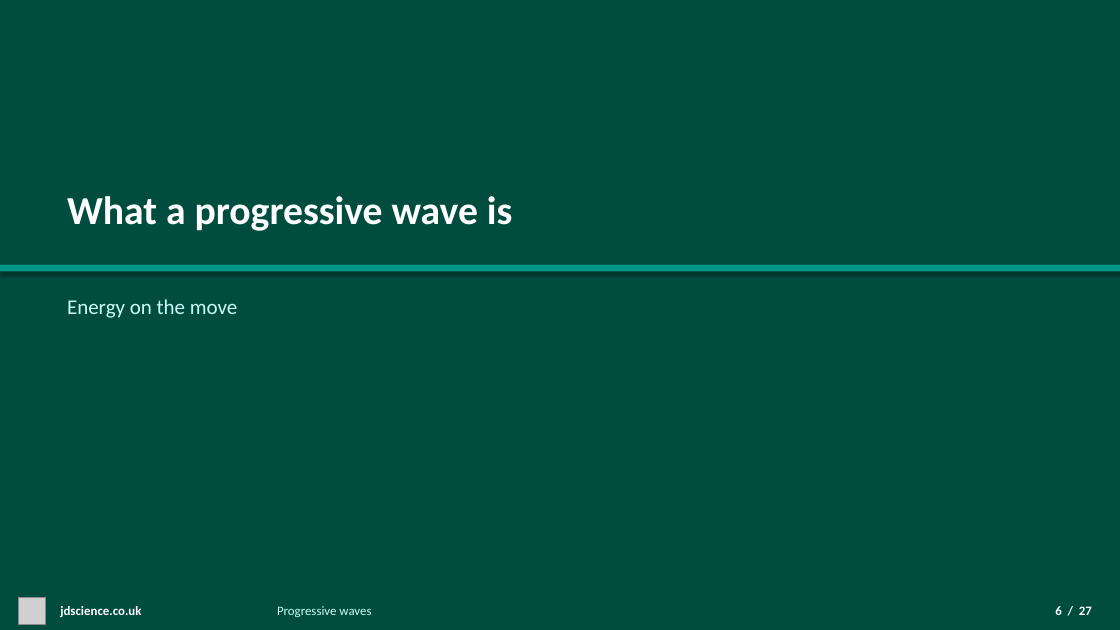
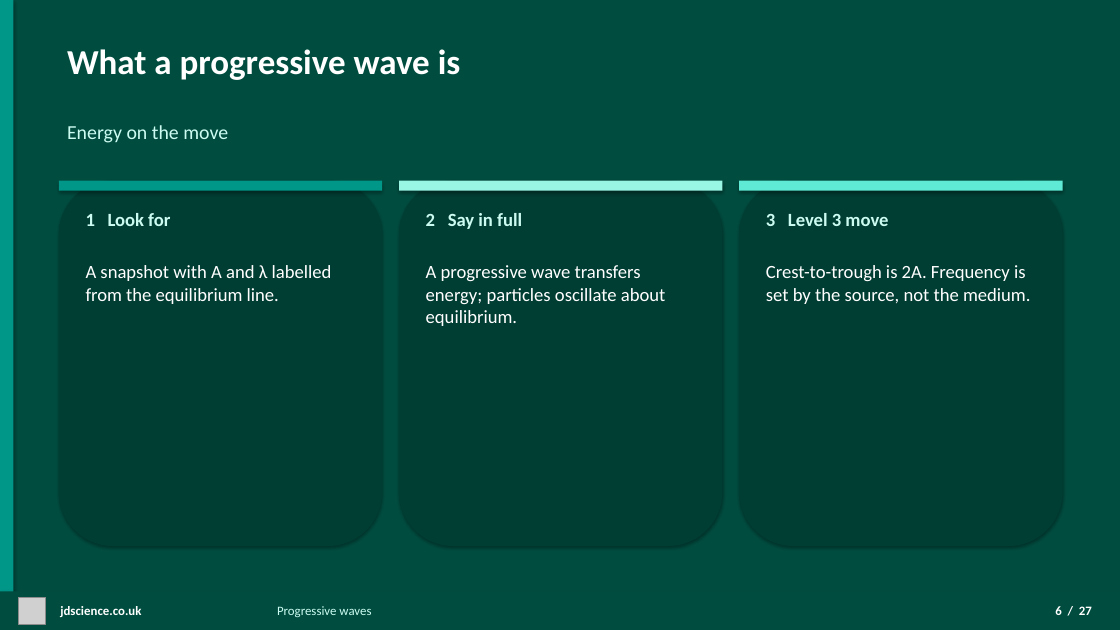
Before and after one commit to moky107/jdscience-website, a slide deck: slide 6 of content/lessons/progressive-waves/btec-unit-1-physics-progressive-waves.pptx. Drawn at 1120x630 pixels with LibreOffice and Linux fonts; fonts in the diff are those of the drawing; grey boxes stand for pictures. Boxes give left, top, right and bottom in pixels: in the first picture for what was removed or moved away, otherwise in the second. Text is boxed around its words. In the diff, an @@ line names an element or a change of style, - is before the commit and + after.

```diff
--- a/content/lessons/progressive-waves/btec-unit-1-physics-progressive-waves.pptx
+++ b/content/lessons/progressive-waves/btec-unit-1-physics-progressive-waves.pptx
@@ rectangle added at box(0, 0, 13, 630), fill #009688 @@
@@ text "What a progressive wave is": place and size @@
-text "What a progressive wave is" at box(67, 196, 512, 231)
+text "What a progressive wave is" at box(67, 49, 460, 80)
@@ text "What a progressive wave is" at box(67, 49, 460, 80): size 34 to 30 pt @@
@@ text "Energy on the move": place and size @@
-text "Energy on the move" at box(67, 299, 237, 318)
+text "Energy on the move" at box(67, 125, 228, 143)
@@ text "Energy on the move" at box(67, 125, 228, 143): size 18 to 17 pt @@
@@ rounded rectangle added at box(59, 181, 382, 546), fill #003D33 @@
@@ rectangle added at box(59, 181, 382, 191), fill #009688 @@
@@ rounded rectangle added at box(399, 181, 723, 546), fill #003D33 @@
@@ rectangle added at box(399, 181, 723, 191), fill #99F6E4 @@
@@ rounded rectangle added at box(739, 181, 1063, 546), fill #003D33 @@
@@ rectangle added at box(739, 181, 1063, 191), fill #5EEAD4 @@
@@ text added at box(86, 213, 170, 226), 16 pt, text #CCFBF1, bold @@
+1 Look for
@@ text added at box(426, 213, 522, 229), 16 pt, text #CCFBF1, bold @@
+2 Say in full
@@ text added at box(766, 213, 888, 226), 16 pt, text #CCFBF1, bold @@
+3 Level 3 move
@@ rectangle removed at box(0, 265, 1120, 271) @@
@@ text added at box(86, 265, 332, 304), 16 pt, text #FFFFFF @@
+A snapshot with A and λ labelled from the equilibrium line.
@@ text added at box(426, 265, 665, 326), 16 pt, text #FFFFFF @@
+A progressive wave transfers energy; particles oscillate about equilibrium.
@@ text added at box(766, 265, 1031, 304), 16 pt, text #FFFFFF @@
+Crest-to-trough is 2A. Frequency is set by the source, not the medium.
```
Also in this commit, not shown: 7 other slides changed, 42 other files.
